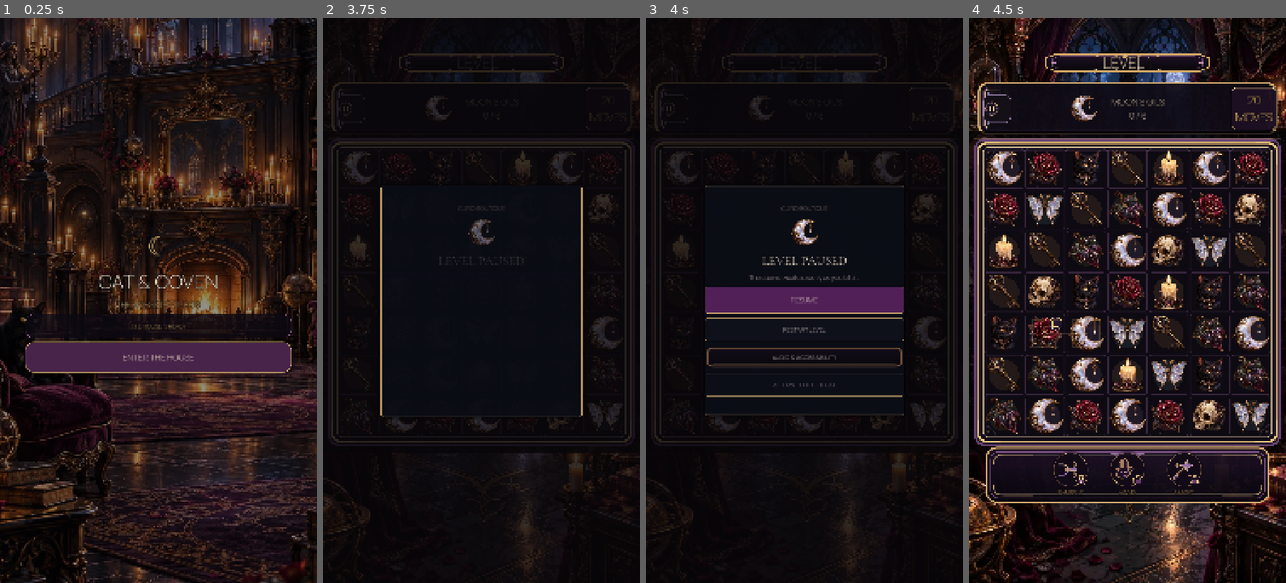
Above: before the commit, frames 1-4 (left to right).
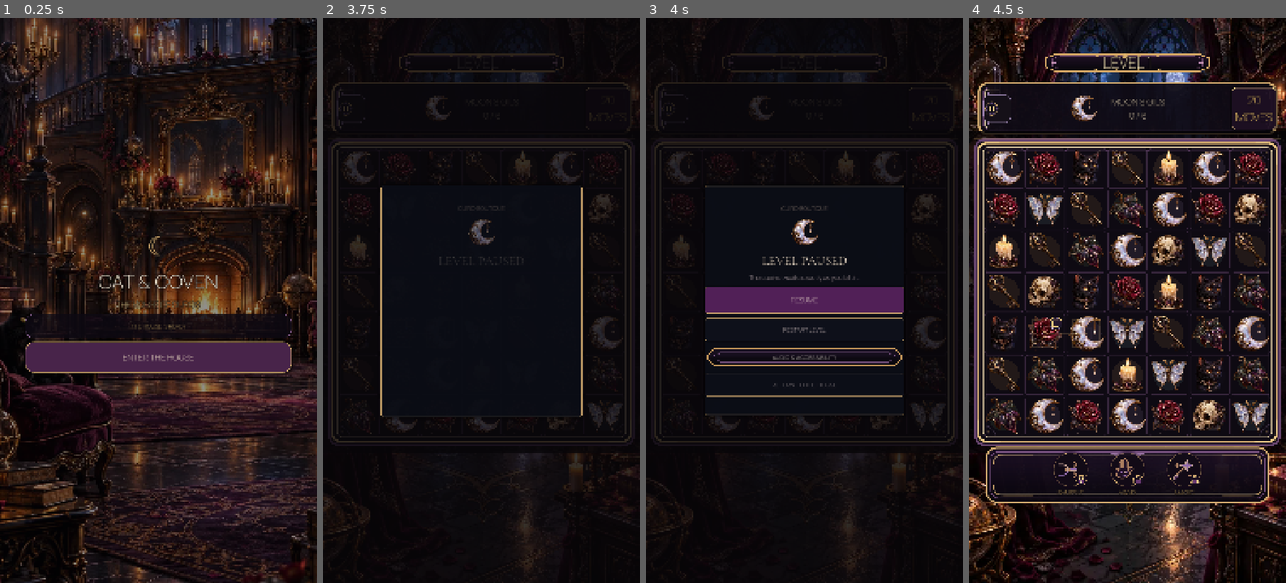
Above: after the commit, the same moments.

Repository: Jay-prodesign/akilta-match3
Game: Godot game, scene res://src/app/app_bootstrap.tscn
Same seed, same stepped clock (60 frames per second), same inputs: the game is played once before the commit and once after it.
Inputs (mouse positions are in pixels of both pictures, inside the frame that each line leads up to):
- Up to frame 1 (0.25 s): no input
- Up to frame 2 (3.75 s): click "ENTER THE HOUSE" at 0.5 s; click "PLAY LEVEL 1" at 1.25 s; click "1" at 2 s; click "PLAY" at 2.75 s; click (351, 108) at 3.5 s
- Up to frame 3 (4 s): no input
- Up to frame 4 (4.5 s): click "RESTART LEVEL" at 4.25 s

Frames 1-2 are identical in both runs. In frame 3, 0.9% of the frame differs, in the area x 19-81%, y 58-62%; in frame 4, nothing differs.

Commit message:
Use gameplay-specific ornamental action chrome in pause and result

Diff:
--- a/src/ui/gameplay/gameplay_screen.gd
+++ b/src/ui/gameplay/gameplay_screen.gd
@@ -190,12 +190,12 @@
 	pause_sigil.texture = PieceAssetLoader.ornament(String(OBJECTIVE_ART_PATHS["moon"]))
 	pause_button.set_meta("production_chrome_kind", "gameplay_pause_icon")
 	pause_button.set_meta("production_chrome_asset", GAMEPLAY_PAUSE_ICON_PATH)
-	ProductionChrome.apply_action_button(pause_resume, "primary", "pause_resume")
-	ProductionChrome.apply_action_button(pause_retry, "utility", "pause_retry")
-	ProductionChrome.apply_action_button(pause_settings, "utility", "pause_settings")
-	ProductionChrome.apply_action_button(pause_exit, "utility", "pause_exit")
-	ProductionChrome.apply_action_button(result_recovery_action, "primary", "fail_recovery_plus_three")
-	ProductionChrome.apply_action_button(result_action, "primary", "result_continue_or_retry")
+	ProductionChrome.apply_gameplay_action_button(pause_resume, "primary", "pause_resume")
+	ProductionChrome.apply_gameplay_action_button(pause_retry, "utility", "pause_retry")
+	ProductionChrome.apply_gameplay_action_button(pause_settings, "utility", "pause_settings")
+	ProductionChrome.apply_gameplay_action_button(pause_exit, "utility", "pause_exit")
+	ProductionChrome.apply_gameplay_action_button(result_recovery_action, "primary", "fail_recovery_plus_three")
+	ProductionChrome.apply_gameplay_action_button(result_action, "primary", "result_continue_or_retry")
 	var board_frame := $Layout/BoardView/OrnateFrame as Panel
 	if board_frame != null:
 		board_frame.add_theme_stylebox_override("panel", StyleBoxEmpty.new())
